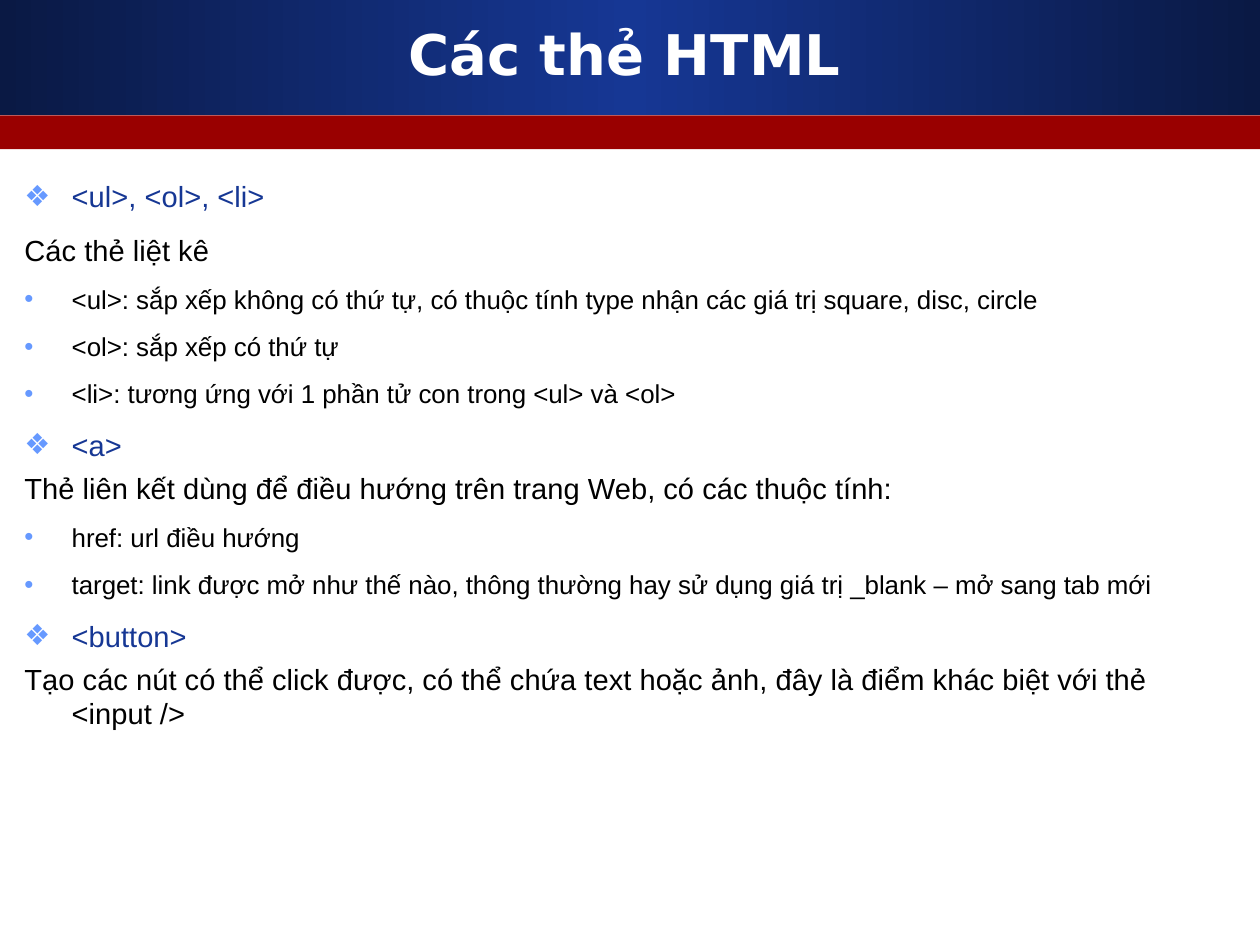
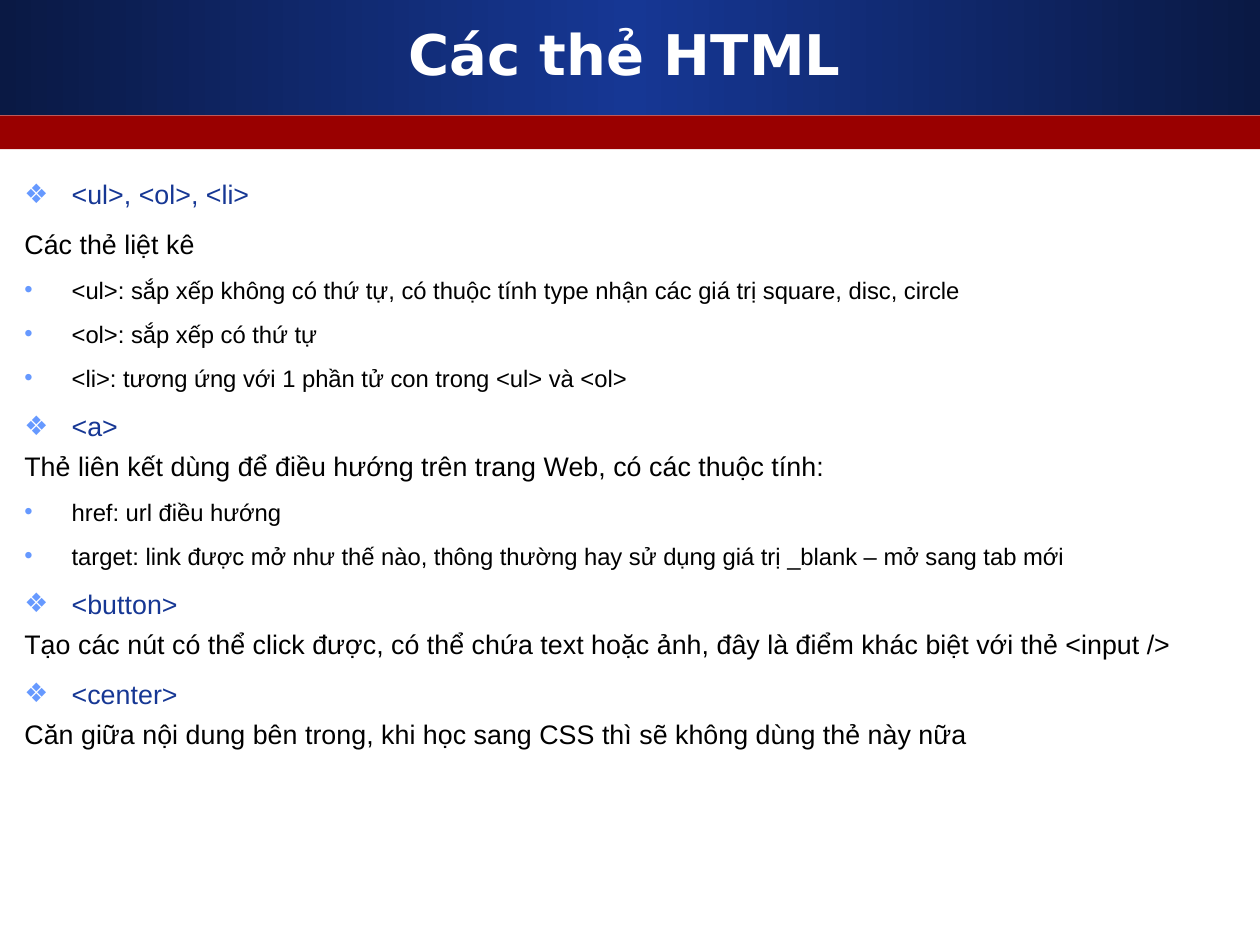
Before and after one commit to AnhBao98/php44, a slide deck: slide 8 of Day01_HTML/Slides/2_HTML_can_ban.ppt. Drawn at 1260x945 pixels with LibreOffice and Linux fonts; fonts in the diff are those of the drawing. Boxes give left, top, right and bottom in pixels: in the first picture for what was removed or moved away, otherwise in the second. Text is boxed around its words. In the diff, an @@ line names an element or a change of style, - is before the commit and + after.

Commit message:
Noi dung buoi hoc 2 - CSS

```diff
--- a/Day01_HTML/Slides/2_HTML_can_ban.ppt
+++ b/Day01_HTML/Slides/2_HTML_can_ban.ppt
@@ text at (24, 184, 1139, 659): size 16.6 to 15.3 pt in "<ul>, <ol>, <li>", "Các thẻ liệt kê", "<a>", "Thẻ liên kết dùng để điều hướng ..." and 2 more places; size 14.8 to 13.6 pt in "<ul>: sắp xếp không có thứ tự, ...", "<ol>: sắp xếp có thứ tự", "<li>: tương ứng với 1 phần tử ...", "href: url điều hướng" and 1 more places @@
@@ text at (24, 686, 966, 749): paragraphs added @@
+❖ <center>
+Căn giữa nội dung bên trong, khi học sang CSS thì sẽ không dùng thẻ này nữa
```
